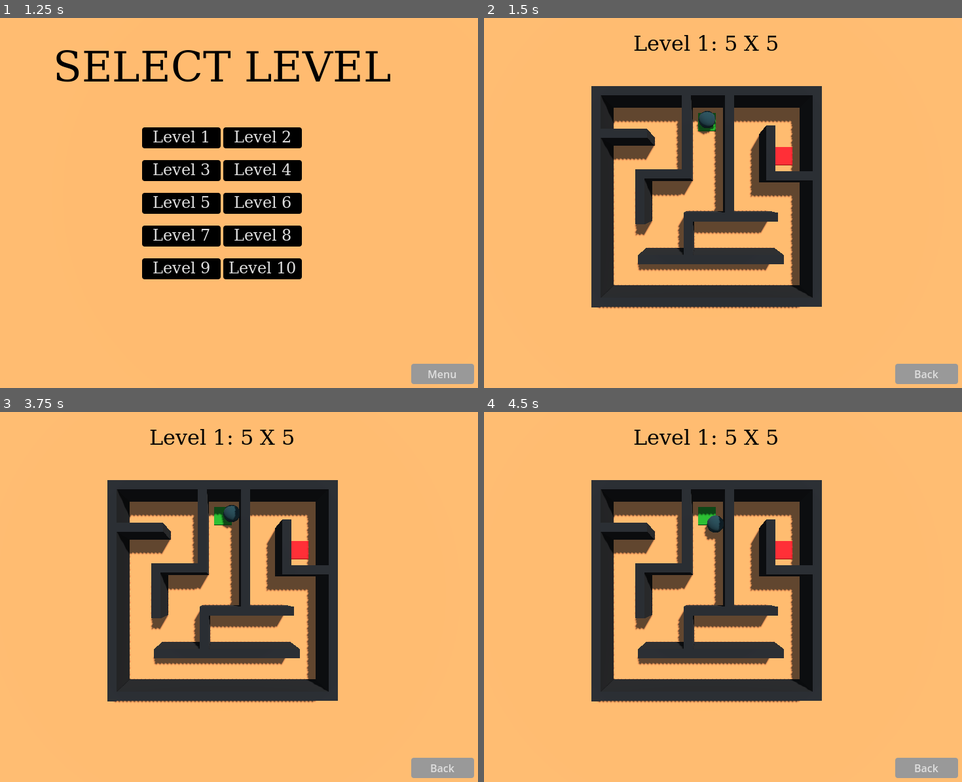
Above: before the commit, frames 1-4 (two rows, left to right).
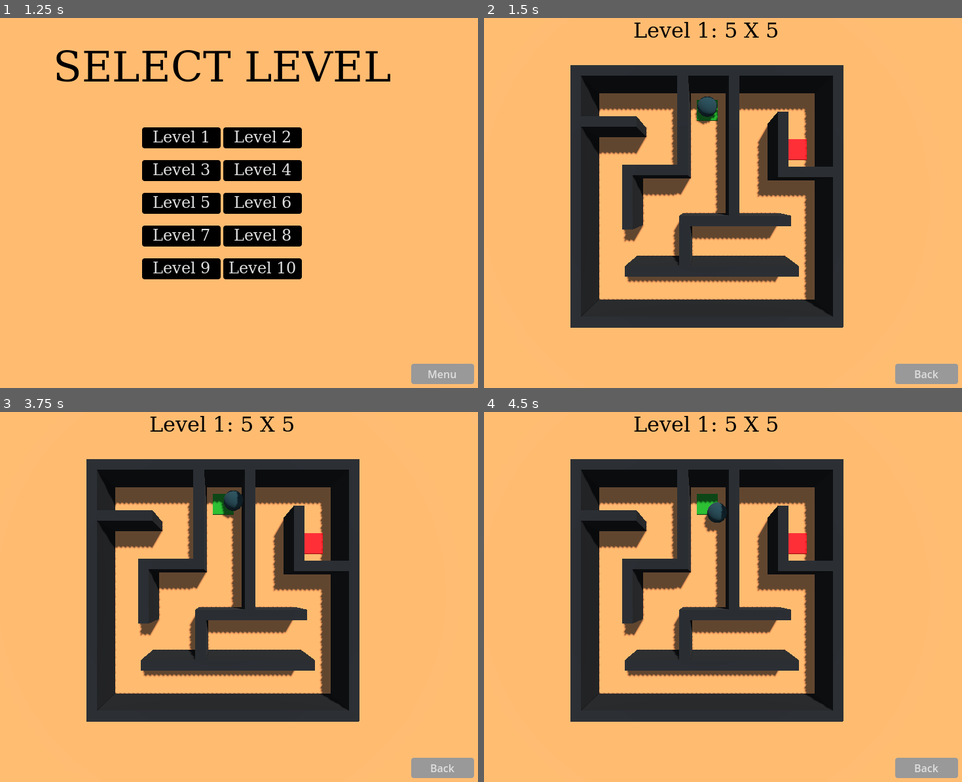
Above: after the commit, the same moments.

Repository: tautminas/sphere-in-a-maze
Game: Godot game, scene res://Menu/main_menu.tscn
Two runs of this game, one before a commit and one after it. Both use one fixed random seed, a clock stepped at 60 frames per second and the inputs below.
Inputs:
- Up to frame 1 (1.25 s): click "Start" at 0.5 s
- Up to frame 2 (1.5 s): click "Level 1" at 1.25 s
- Up to frame 3 (3.75 s): click "Back" at 2 s; click "Level 1" at 2.75 s; tap Enter at 3.5 s; hold Right (right) from 3.53 s (still down)
- Up to frame 4 (4.5 s): tap Space (jump) at 3.77, 4.25 s; release Right (right) at 4.28 s; hold Down (down) from 4.28 s (still down)

Frame 1 is identical in both runs. In frame 2, 30% of the frame differs, in the area x 18-76%, y 1-84%; in frame 3, 30%; in frame 4, 30%.

Commit message:
Adjust the position of label and cameras

Diff:
--- a/Level/level_1.tscn
+++ b/Level/level_1.tscn
@@ -72,7 +72,7 @@
 file_path = "res://Level/level_2.tscn"
 
 [node name="Camera3D" type="Camera3D" parent="."]
-transform = Transform3D(1, 0, 0, 0, -4.37114e-08, 1, 0, -1, -4.37114e-08, 0, 16, 0)
+transform = Transform3D(1, 0, 0, 0, -4.37114e-08, 1, 0, -1, -4.37114e-08, 0, 13.8, 0)
 
 [node name="Player" parent="." instance=ExtResource("1_ouy0f")]
 transform = Transform3D(1, 0, 0, 0, 1, 0, 0, 0, 1, 0.067, 0.6, -4.68)
@@ -135,7 +135,7 @@
 [node name="Wall4" type="CSGBox3D" parent="Walls"]
 transform = Transform3D(-4.37114e-08, 0, 1, 0, 1, 0, -1, 0, -4.37114e-08, 0.0347297, 1, -5.85)
 use_collision = true
-size = Vector3(0.5, 2, 12.62)
+size = Vector3(0.5, 2, 12.59)
 material = SubResource("StandardMaterial3D_67d5s")
 
 [node name="Wall5" type="CSGBox3D" parent="Walls"]
--- a/Level/level_10.tscn
+++ b/Level/level_10.tscn
@@ -60,7 +60,7 @@
 file_path = "res://Level/level_1.tscn"
 
 [node name="Camera3D" type="Camera3D" parent="."]
-transform = Transform3D(1, 0, 0, 0, -4.37114e-08, 1, 0, -1, -4.37114e-08, 0, 36, 0)
+transform = Transform3D(1, 0, 0, 0, -4.37114e-08, 1, 0, -1, -4.37114e-08, 0, 33, 0)
 
 [node name="Player" parent="." instance=ExtResource("2_fqpyq")]
 transform = Transform3D(1, 0, 0, 0, 1, 0, 0, 0, 1, 1.517, 0.6, -15.488)
--- a/Level/level_2.tscn
+++ b/Level/level_2.tscn
@@ -60,7 +60,7 @@
 file_path = "res://Level/level_3.tscn"
 
 [node name="Camera3D" type="Camera3D" parent="."]
-transform = Transform3D(1, 0, 0, 0, -4.37114e-08, 1, 0, -1, -4.37114e-08, 0, 16, 0)
+transform = Transform3D(1, 0, 0, 0, -4.37114e-08, 1, 0, -1, -4.37114e-08, 0, 16.5, 0)
 
 [node name="Player" parent="." instance=ExtResource("2_2dkny")]
 transform = Transform3D(1, 0, 0, 0, 1, 0, 0, 0, 1, 1.209, 0.6, -6.149)
@@ -123,7 +123,7 @@
 [node name="Wall21" type="CSGBox3D" parent="Walls"]
 transform = Transform3D(1, 0, 0, 0, 1, 0, 0, 0, 1, -0.0834937, 1, 5.76629)
 use_collision = true
-size = Vector3(0.5, 2, 3)
+size = Vector3(0.5, 2, 2.8)
 material = SubResource("StandardMaterial3D_2ppxr")
 
 [node name="Wall22" type="CSGBox3D" parent="Walls"]
@@ -181,7 +181,7 @@
 material = SubResource("StandardMaterial3D_2ppxr")
 
 [node name="Wall9" type="CSGBox3D" parent="Walls"]
-transform = Transform3D(-4.37114e-08, 0, 1, 0, 1, 0, -1, 0, -4.37114e-08, -1.07881, 1, 4.52247)
+transform = Transform3D(-4.37114e-08, 0, 1, 0, 1, 0, -1, 0, -4.37114e-08, -1.08292, 1, 4.52247)
 use_collision = true
 size = Vector3(0.5, 2, 2.5)
 material = SubResource("StandardMaterial3D_2ppxr")
--- a/Level/level_3.tscn
+++ b/Level/level_3.tscn
@@ -60,7 +60,7 @@
 file_path = "res://Level/level_4.tscn"
 
 [node name="Camera3D" type="Camera3D" parent="."]
-transform = Transform3D(1, 0, 0, 0, -4.37114e-08, 1, 0, -1, -4.37114e-08, 0, 16, 0)
+transform = Transform3D(1, 0, 0, 0, -4.37114e-08, 1, 0, -1, -4.37114e-08, 0, 18, 0)
 
 [node name="Player" parent="." instance=ExtResource("2_a8f8f")]
 transform = Transform3D(1, 0, 0, 0, 1, 0, 0, 0, 1, 0.073, 0.6, -7.255)
@@ -91,13 +91,13 @@
 material = SubResource("StandardMaterial3D_2ppxr")
 
 [node name="Wall7" type="CSGBox3D" parent="Walls"]
-transform = Transform3D(-4.37114e-08, 0, 1, 0, 1, 0, -1, 0, -4.37114e-08, 2.355, 1, 0.97)
+transform = Transform3D(-4.37114e-08, 0, 1, 0, 1, 0, -1, 0, -4.37114e-08, 2.355, 1, 0.969736)
 use_collision = true
 size = Vector3(0.5, 2, 7)
 material = SubResource("StandardMaterial3D_2ppxr")
 
 [node name="Wall8" type="CSGBox3D" parent="Walls"]
-transform = Transform3D(-4.37114e-08, 0, 1, 0, 1, 0, -1, 0, -4.37114e-08, 2.44806, 1, 5.86481)
+transform = Transform3D(-4.37114e-08, 0, 1, 0, 1, 0, -1, 0, -4.37114e-08, 2.44806, 1, 5.87937)
 use_collision = true
 size = Vector3(0.5, 2, 6.92969)
 material = SubResource("StandardMaterial3D_2ppxr")
@@ -133,7 +133,7 @@
 material = SubResource("StandardMaterial3D_2ppxr")
 
 [node name="Wall18" type="CSGBox3D" parent="Walls"]
-transform = Transform3D(-4.37114e-08, 0, 1, 0, 1, 0, -1, 0, -4.37114e-08, -1.88617, 1, -1.22817)
+transform = Transform3D(-4.37114e-08, 0, 1, 0, 1, 0, -1, 0, -4.37114e-08, -1.90047, 1, -1.22817)
 use_collision = true
 size = Vector3(0.5, 2, 2.5)
 material = SubResource("StandardMaterial3D_2ppxr")
@@ -157,7 +157,7 @@
 material = SubResource("StandardMaterial3D_2ppxr")
 
 [node name="Wall13" type="CSGBox3D" parent="Walls"]
-transform = Transform3D(1, 0, 0, 0, 1, 0, 0, 0, 1, 5.944, 1, 3.42)
+transform = Transform3D(1, 0, 0, 0, 1, 0, 0, 0, 1, 5.944, 1, 3.42264)
 use_collision = true
 size = Vector3(0.5, 2, 5.4)
 material = SubResource("StandardMaterial3D_2ppxr")
--- a/Level/level_4.tscn
+++ b/Level/level_4.tscn
@@ -60,7 +60,7 @@
 file_path = "res://Level/level_5.tscn"
 
 [node name="Camera3D" type="Camera3D" parent="."]
-transform = Transform3D(1, 0, 0, 0, -4.37114e-08, 1, 0, -1, -4.37114e-08, 0, 18, 0)
+transform = Transform3D(1, 0, 0, 0, -4.37114e-08, 1, 0, -1, -4.37114e-08, 0, 20.5, 0)
 
 [node name="Player" parent="." instance=ExtResource("2_62f4o")]
 transform = Transform3D(1, 0, 0, 0, 1, 0, 0, 0, 1, 1.078, 0.6, -8.222)
@@ -75,7 +75,7 @@
 [node name="Wall1" type="CSGBox3D" parent="Walls"]
 transform = Transform3D(1, 0, 0, 0, 1, 0, 0, 0, 1, -9.34661, 1, 0)
 use_collision = true
-size = Vector3(0.5, 2, 19)
+size = Vector3(0.5, 2, 18.95)
 material = SubResource("StandardMaterial3D_2ppxr")
 
 [node name="Wall5" type="CSGBox3D" parent="Walls"]
@@ -243,13 +243,13 @@
 [node name="Wall2" type="CSGBox3D" parent="Walls"]
 transform = Transform3D(1, 0, 0, 0, 1, 0, 0, 0, 1, 9.47793, 1, 0)
 use_collision = true
-size = Vector3(0.5, 2, 19)
+size = Vector3(0.5, 2, 18.95)
 material = SubResource("StandardMaterial3D_2ppxr")
 
 [node name="Wall3" type="CSGBox3D" parent="Walls"]
-transform = Transform3D(-4.37114e-08, 0, 1, 0, 1, 0, -1, 0, -4.37114e-08, 0.0856376, 1, -9.50451)
-use_collision = true
-size = Vector3(0.5, 2, 19.325)
+transform = Transform3D(-4.37114e-08, 0, 1, 0, 1, 0, -1, 0, -4.37114e-08, 0.0593021, 1, -9.50451)
+use_collision = true
+size = Vector3(0.5, 2, 19.33)
 material = SubResource("StandardMaterial3D_2ppxr")
 
 [node name="Wall4" type="CSGBox3D" parent="Walls"]
--- a/Level/level_5.tscn
+++ b/Level/level_5.tscn
@@ -60,7 +60,7 @@
 file_path = "res://Level/level_6.tscn"
 
 [node name="Camera3D" type="Camera3D" parent="."]
-transform = Transform3D(1, 0, 0, 0, -4.37114e-08, 1, 0, -1, -4.37114e-08, 0, 20, 0)
+transform = Transform3D(1, 0, 0, 0, -4.37114e-08, 1, 0, -1, -4.37114e-08, 0, 21.5, 0)
 
 [node name="Player" parent="." instance=ExtResource("2_71aw8")]
 transform = Transform3D(1, 0, 0, 0, 1, 0, 0, 0, 1, 0.423, 0.6, -9.126)
@@ -285,7 +285,7 @@
 [node name="Wall4" type="CSGBox3D" parent="Walls"]
 transform = Transform3D(-4.37114e-08, 0, 1, 0, 1, 0, -1, 0, -4.37114e-08, -0.0748939, 1, 10.4062)
 use_collision = true
-size = Vector3(0.5, 2, 21.3)
+size = Vector3(0.5, 2, 21.32)
 material = SubResource("StandardMaterial3D_2ppxr")
 
 [node name="LevelLabelControl" parent="." instance=ExtResource("5_xywd6")]
--- a/Level/level_6.tscn
+++ b/Level/level_6.tscn
@@ -60,7 +60,7 @@
 file_path = "res://Level/level_7.tscn"
 
 [node name="Camera3D" type="Camera3D" parent="."]
-transform = Transform3D(1, 0, 0, 0, -4.37114e-08, 1, 0, -1, -4.37114e-08, 0, 25, 0)
+transform = Transform3D(1, 0, 0, 0, -4.37114e-08, 1, 0, -1, -4.37114e-08, 0, 24.5, 0)
 
 [node name="Player" parent="." instance=ExtResource("2_s0ukj")]
 transform = Transform3D(1, 0, 0, 0, 1, 0, 0, 0, 1, 1.285, 0.6, -10.829)
@@ -133,7 +133,7 @@
 material = SubResource("StandardMaterial3D_2ppxr")
 
 [node name="Wall14" type="CSGBox3D" parent="Walls"]
-transform = Transform3D(-4.37114e-08, 0, 1, 0, 1, 0, -1, 0, -4.37114e-08, -3.35396, 1, -7.30254)
+transform = Transform3D(-4.37114e-08, 0, 1, 0, 1, 0, -1, 0, -4.37114e-08, -3.36287, 1, -7.30254)
 use_collision = true
 size = Vector3(0.5, 2, 12)
 material = SubResource("StandardMaterial3D_2ppxr")
--- a/Level/level_7.tscn
+++ b/Level/level_7.tscn
@@ -60,7 +60,7 @@
 file_path = "res://Level/level_8.tscn"
 
 [node name="Camera3D" type="Camera3D" parent="."]
-transform = Transform3D(1, 0, 0, 0, -4.37114e-08, 1, 0, -1, -4.37114e-08, 0, 28, 0)
+transform = Transform3D(1, 0, 0, 0, -4.37114e-08, 1, 0, -1, -4.37114e-08, 0, 26.8, 0)
 
 [node name="Player" parent="." instance=ExtResource("2_bmsc5")]
 transform = Transform3D(1, 0, 0, 0, 1, 0, 0, 0, 1, 0.067, 0.6, -11.798)
--- a/Level/level_8.tscn
+++ b/Level/level_8.tscn
@@ -60,7 +60,7 @@
 file_path = "res://Level/level_9.tscn"
 
 [node name="Camera3D" type="Camera3D" parent="."]
-transform = Transform3D(1, 0, 0, 0, -4.37114e-08, 1, 0, -1, -4.37114e-08, 0, 32, 0)
+transform = Transform3D(1, 0, 0, 0, -4.37114e-08, 1, 0, -1, -4.37114e-08, 0, 29, 0)
 
 [node name="Player" parent="." instance=ExtResource("2_1a3yf")]
 transform = Transform3D(1, 0, 0, 0, 1, 0, 0, 0, 1, 1.275, 0.6, -13.089)
--- a/Level/level_9.tscn
+++ b/Level/level_9.tscn
@@ -60,7 +60,7 @@
 file_path = "res://Level/level_10.tscn"
 
 [node name="Camera3D" type="Camera3D" parent="."]
-transform = Transform3D(1, 0, 0, 0, -4.37114e-08, 1, 0, -1, -4.37114e-08, 0, 34, 0)
+transform = Transform3D(1, 0, 0, 0, -4.37114e-08, 1, 0, -1, -4.37114e-08, 0, 32, 0)
 
 [node name="Player" parent="." instance=ExtResource("2_ptnlq")]
 transform = Transform3D(1, 0, 0, 0, 1, 0, 0, 0, 1, 0.067, 0.6, -14.535)
--- a/level_label.tscn
+++ b/level_label.tscn
@@ -20,10 +20,10 @@
 anchors_preset = 5
 anchor_left = 0.5
 anchor_right = 0.5
-offset_left = -20.0
-offset_top = 50.0
-offset_right = 20.0
-offset_bottom = 73.0
+offset_left = -104.5
+offset_top = 30.0
+offset_right = 104.5
+offset_bottom = 67.0
 grow_horizontal = 2
 theme_override_colors/font_color = Color(0, 0, 0, 1)
 theme_override_fonts/font = SubResource("SystemFont_yunss")
